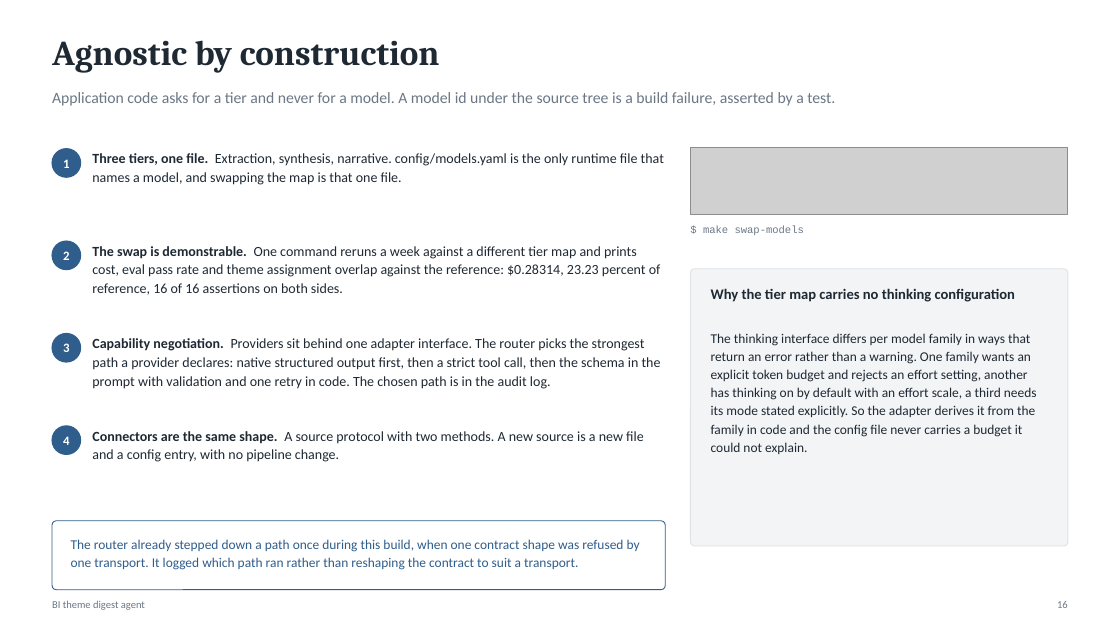
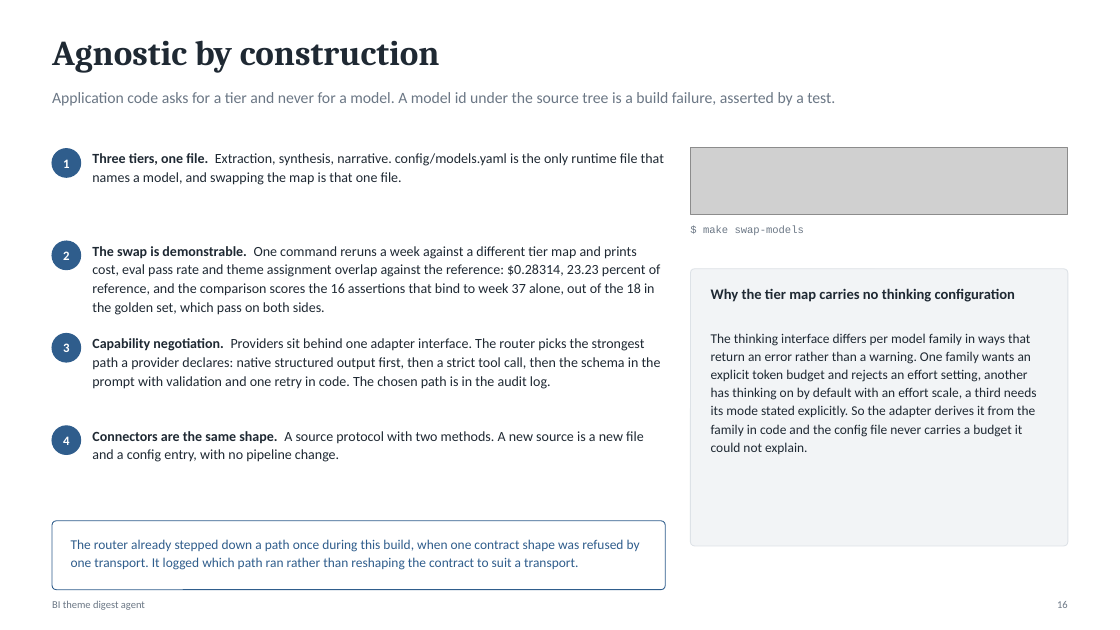
Before and after one commit to jimit1/bi-theme-digest-agent, a slide deck: slide 16 of deck/momentive-bi-digest.pptx. Drawn at 1120x630 pixels with LibreOffice and Linux fonts; fonts in the diff are those of the drawing; grey boxes stand for pictures. Boxes give left, top, right and bottom in pixels: in the first picture for what was removed or moved away, otherwise in the second. Text is boxed around its words. In the diff, an @@ line names an element or a change of style, - is before the commit and + after.

```diff
--- a/deck/momentive-bi-digest.pptx
+++ b/deck/momentive-bi-digest.pptx
@@ text at <box>92,246,661,315</box>: text changed @@
-The swap is demonstrable. One command reruns a week against a different tier map and prints cost, eval pass rate and theme assignment overlap against the reference: $0.28314, 23.23 percent of reference, 16 of 16 assertions on both sides.
+The swap is demonstrable. One command reruns a week against a different tier map and prints cost, eval pass rate and theme assignment overlap against the reference: $0.28314, 23.23 percent of reference, and the comparison scores the 16 assertions that bind to week 37 alone, out of the 18 in the golden set, which pass on both sides.
```
Also in this commit, not shown: 6 other slides changed, 2 other files.
